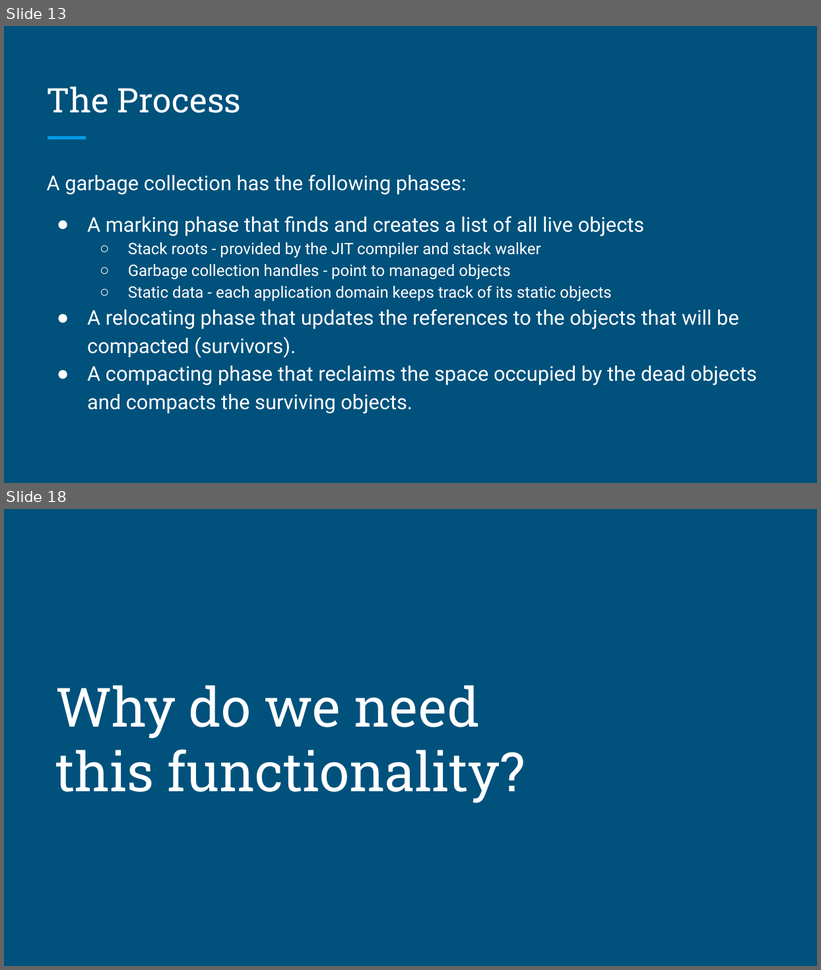
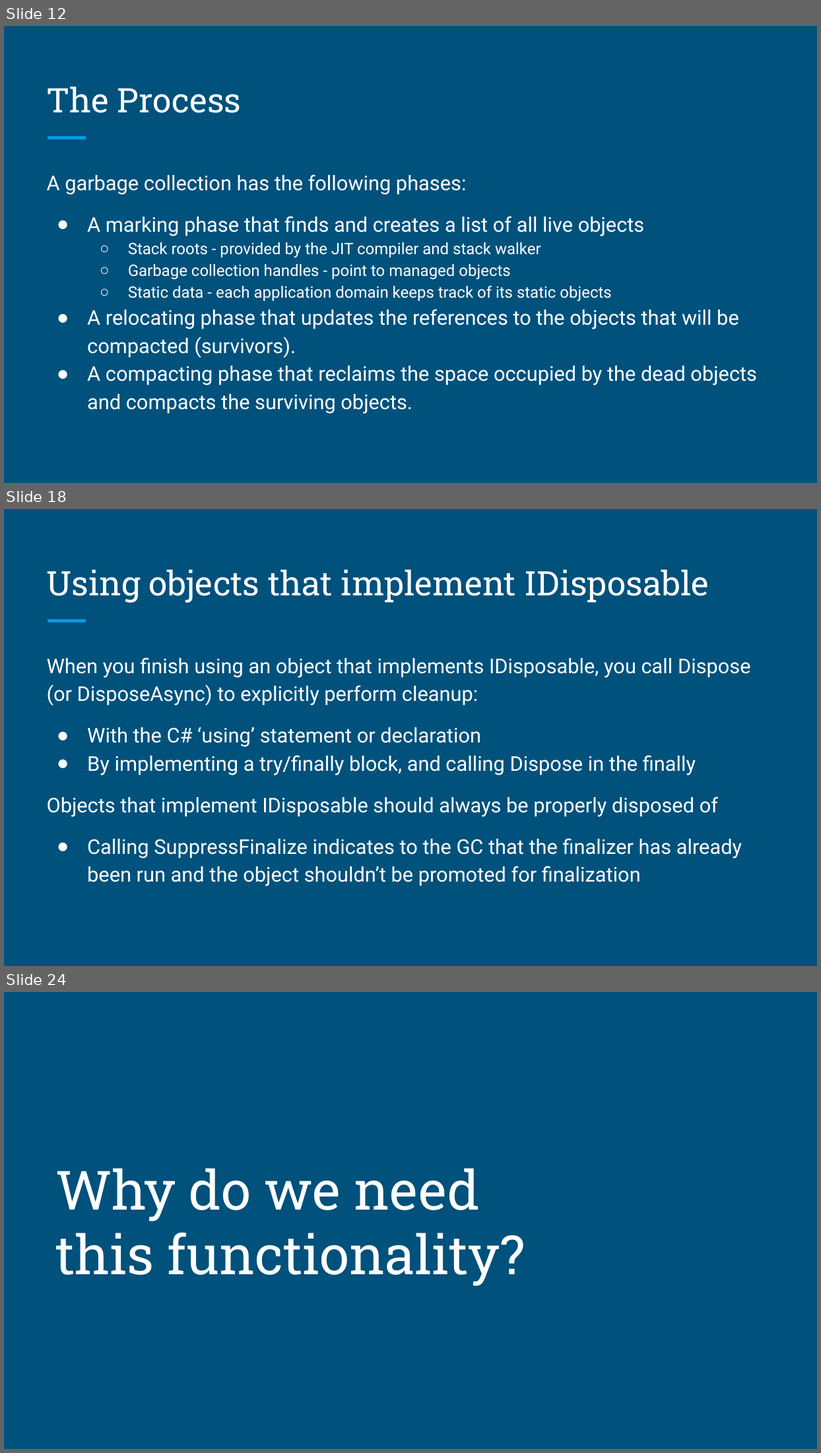
Before and after one commit to lskshastry/Garbage-Collection-and-Disposal-in-C-, a slide deck: Disposal and Garbage Collection.pptx. Shown one above the other, each under a label of ours: slides 13 and 18 before the commit, slides 12, 18 and 24 after it; the slides between them are not shown. The pictures are 821x970 and 821x1453 pixels, drawn with LibreOffice and Linux fonts; fonts in the diff are those of the drawing. Boxes give left, top, right and bottom in pixels: in the first picture for what was removed or moved away, otherwise in the second. Text is boxed around its words. In the diff, an @@ line names an element or a change of style, - is before the commit and + after.

```diff
--- a/Disposal and Garbage Collection.pptx
+++ b/Disposal and Garbage Collection.pptx
@@ slide 18 added at (x1=4, y1=509, x2=817, y2=966), background #00517C; not listed: 1 template element that a slide beside it also shows @@
@@ title added at (x1=47, y1=570, x2=709, y2=603), 30 pt, text #FFFFFF @@
+Using objects that implement IDisposable
@@ text added at (x1=47, y1=657, x2=751, y2=887), 18 pt, text #FFFFFF @@
+When you finish using an object that implements IDisposable, you call Dispose (or DisposeAsync) to explicitly perform cleanup:
+● With the C# ‘using’ statement or declaration
+● By implementing a try/finally block, and calling Dispose in the finally
+Objects that implement IDisposable should always be properly disposed of
+● Calling SuppressFinalize indicates to the GC that the finalizer has already been run and the object shouldn’t be promoted for finalization
@@ what was slide 13 is now slide 12 @@
@@ what was slide 18 is now slide 24 @@
```
Also in this commit, not shown: 2 slides changed, 12 other slides added, 6 slides removed, 1 other file.
